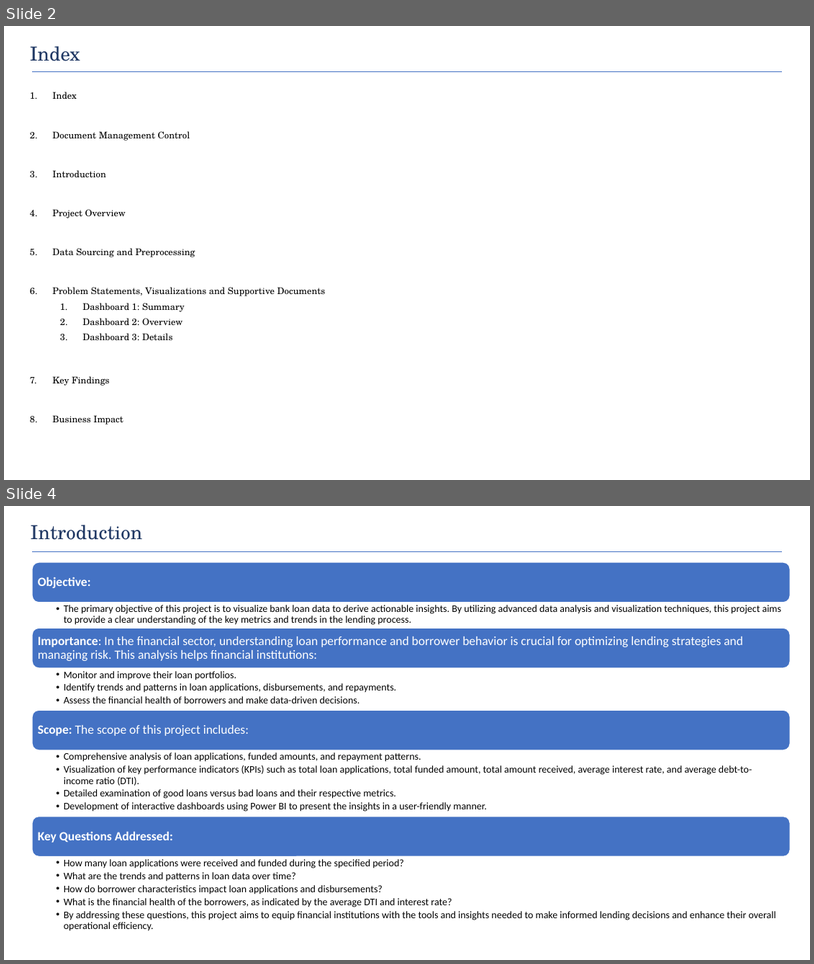
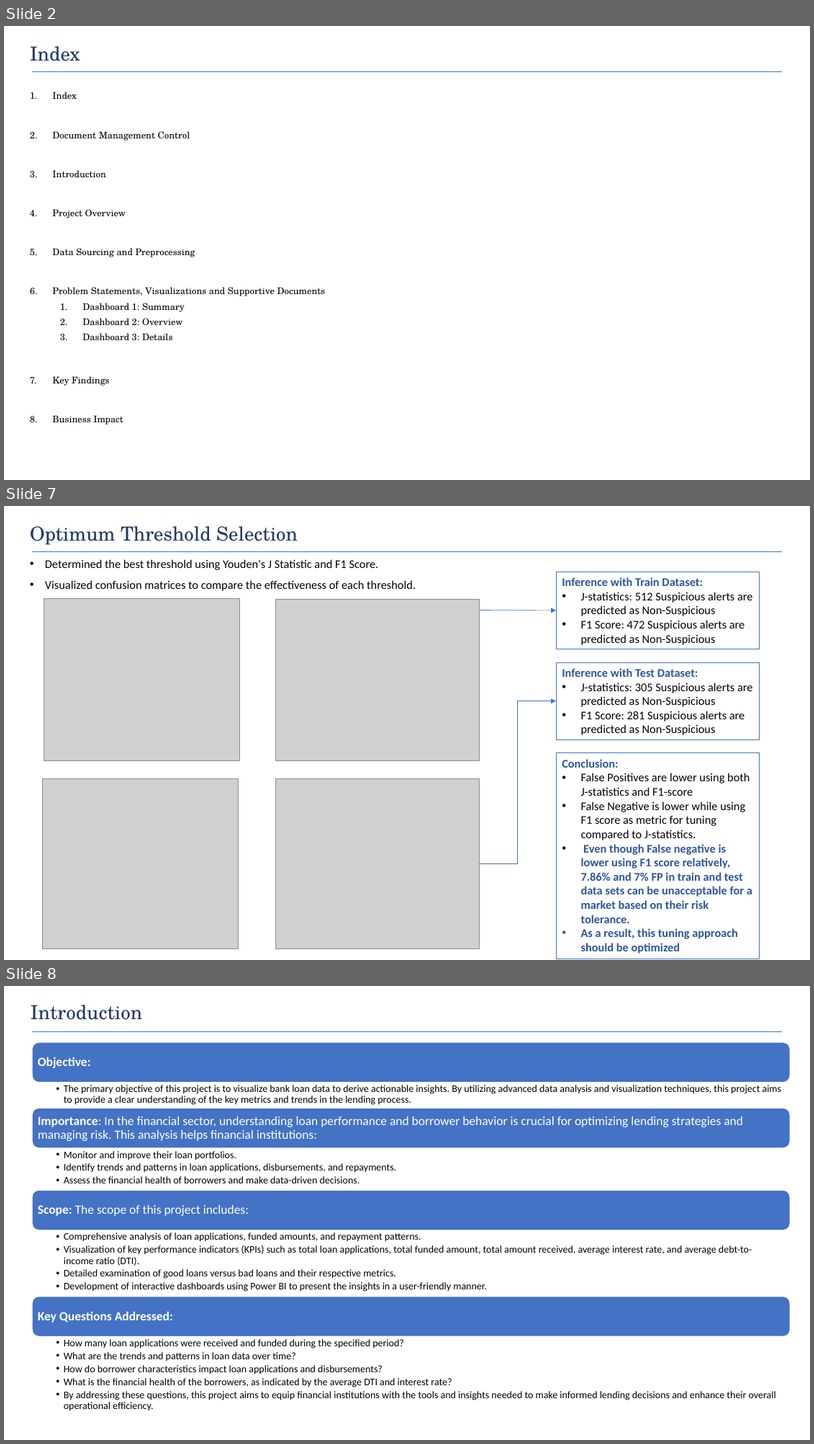
Before and after one commit to ds-souvik/Threshold-Tuning-for-Anti-Money-Laundering-AML-Scenario, a slide deck: AML Tuning.pptx. Shown one above the other, each under a label of ours: slides 2 and 4 before the commit, slides 2, 7 and 8 after it; the slides between them are not shown. The pictures are 814x964 and 814x1444 pixels, drawn with LibreOffice and Linux fonts; fonts in the diff are those of the drawing; grey boxes stand for pictures. Boxes give left, top, right and bottom in pixels: in the first picture for what was removed or moved away, otherwise in the second. Text is boxed around its words. In the diff, an @@ line names an element or a change of style, - is before the commit and + after.

Commit message:
Updated the AML_Tuning notebook and AML Tuning presentation

```diff
--- a/AML Tuning.pptx
+++ b/AML Tuning.pptx
@@ slide 7 added at (4,506,810,960), background #FFFFFF @@
@@ text added at (30,526,298,545), 23 pt, text #203864 @@
+Optimum Threshold Selection
@@ line added from (32, 551) to (782, 551), #4472C4 1 pt @@
@@ text added at (45,559,416,591), 14 pt, text #000000 @@
+• Determined the best threshold using Youden's J Statistic and F1 Score.
+• Visualized confusion matrices to compare the effectiveness of each threshold.
@@ rectangle added at (556,572,760,649), outline #4472C4 0.75 pt, 14 pt, text #000000 @@
+Inference with Train Dataset:
+• J-statistics: 512 Suspicious alerts are predicted as Non-Suspicious
+• F1 Score: 472 Suspicious alerts are predicted as Non-Suspicious
@@ picture added at (44,599,239,761) @@
@@ picture added at (276,599,480,760) @@
@@ arrow added from (479, 610) to (556, 610), #4472C4 0.5 pt @@
@@ rectangle added at (556,662,760,739), outline #4472C4 0.75 pt, 14 pt, text #000000 @@
+Inference with Test Dataset:
+• J-statistics: 305 Suspicious alerts are predicted as Non-Suspicious
+• F1 Score: 281 Suspicious alerts are predicted as Non-Suspicious
@@ elbow arrow added from (479, 864) to (556, 701), #4472C4 0.5 pt @@
@@ rectangle added at (556,753,760,958), outline #4472C4 0.75 pt, 14 pt, text #2F5597, bold @@
+Conclusion:
+• False Positives are lower using both J-statistics and F1-score
+• False Negative is lower while using F1 score as metric for tuning compared to J-statistics.
+• Even though False negative is lower using F1 score relatively, 7.86% and 7% FP in train and test data sets can be unacceptable for a market based on their risk tolerance.
+• As a result, this tuning approach should be optimized
@@ picture added at (43,778,238,948) @@
@@ picture added at (276,778,480,948) @@
@@ what was slide 4 is now slide 8 @@
```
Also in this commit, not shown: 4 other slides added, 1 slide removed, 5 other files.
